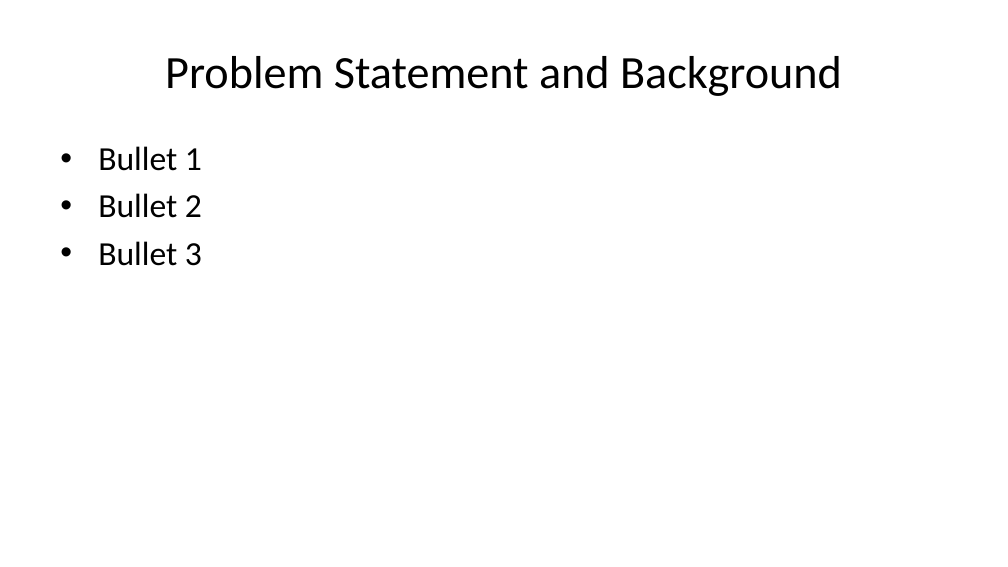
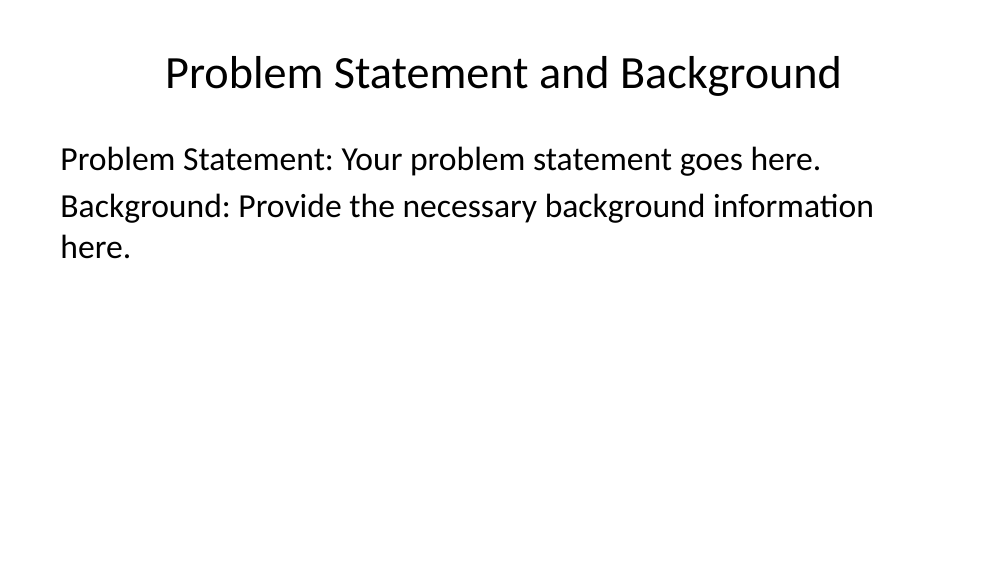
Before and after one commit to ameeraattiah/projectPPT, a slide deck: slide 2 of projectPPT.pptx (slide 3 before the commit). Drawn at 1008x567 pixels with LibreOffice and Linux fonts; fonts in the diff are those of the drawing. Boxes give left, top, right and bottom in pixels: in the first picture for what was removed or moved away, otherwise in the second. Text is boxed around its words. In the diff, an @@ line names an element or a change of style, - is before the commit and + after.

```diff
--- a/projectPPT.pptx
+++ b/projectPPT.pptx
@@ text at <box>60,146,874,259</box>: text changed @@
-• Bullet 1
-• Bullet 2
-• Bullet 3
+Problem Statement: Your problem statement goes here.
+Background: Provide the necessary background information here.
```
Also in this commit, not shown: 1 other slide changed, 4 slides added, 3 slides removed, 2 other files.
